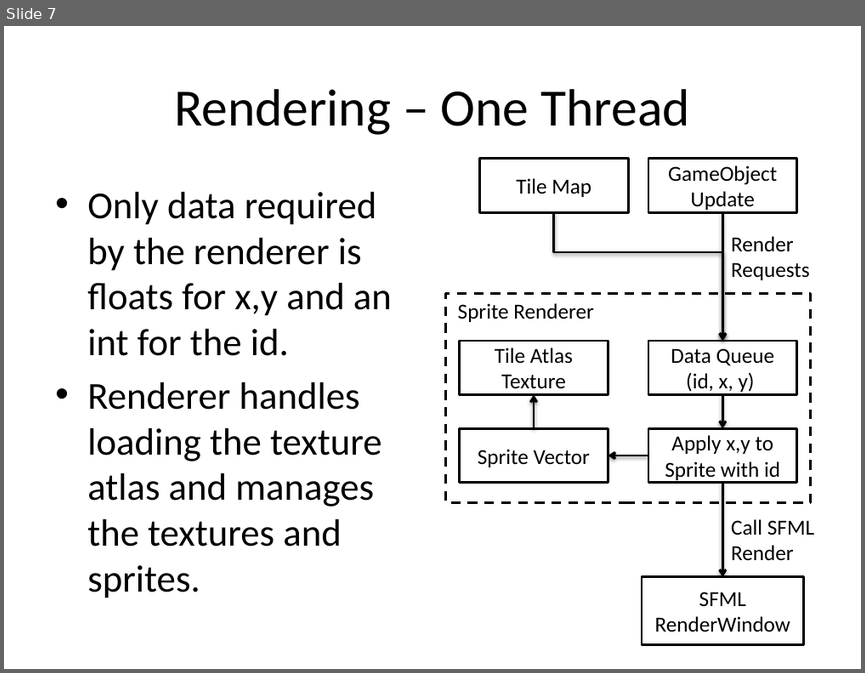
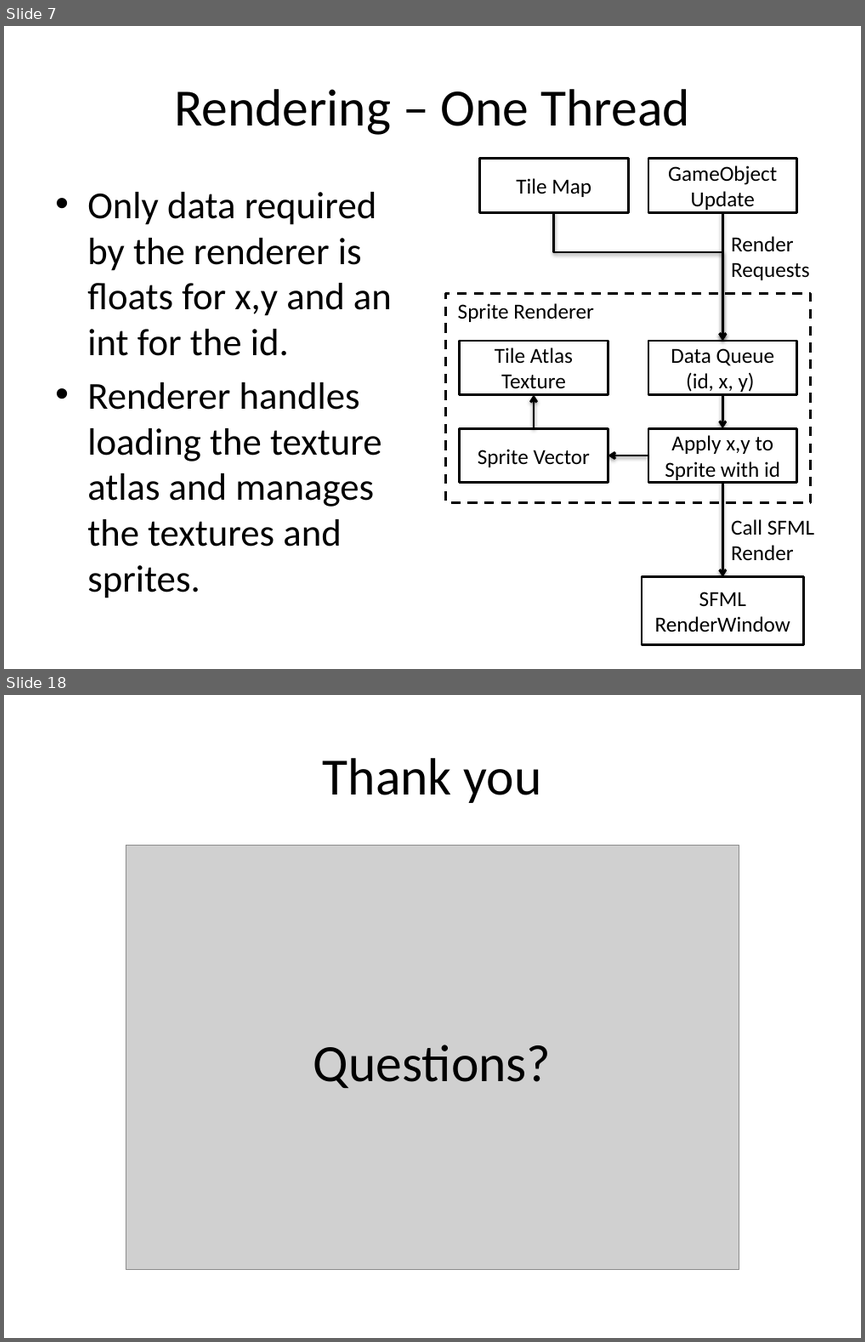
Before and after one commit to jammy2232/CMP202, a slide deck: documentation/CMP202 – Data and Algorithms 2.pptx. Shown one above the other, each under a label of ours: slide 7 before the commit, slides 7 and 18 after it; the slides between them are not shown. The pictures are 865x673 and 865x1342 pixels, drawn with LibreOffice and Linux fonts; fonts in the diff are those of the drawing; grey boxes stand for pictures. Boxes give left, top, right and bottom in pixels: in the first picture for what was removed or moved away, otherwise in the second. Text is boxed around its words. In the diff, an @@ line names an element or a change of style, - is before the commit and + after.

```diff
--- a/documentation/CMP202 – Data and Algorithms 2.pptx
+++ b/documentation/CMP202 – Data and Algorithms 2.pptx
@@ slide 18 added at bbox=[4, 695, 861, 1338], background #FFFFFF @@
@@ title added at bbox=[323, 758, 542, 803], 44 pt, text #000000 @@
+Thank you
@@ picture added at bbox=[126, 845, 739, 1269] @@
@@ text added at bbox=[313, 1044, 551, 1088], 44 pt, text #000000 @@
+Questions?
```
Also in this commit, not shown: 5 slides changed, 6 other slides added, 20 other files.
